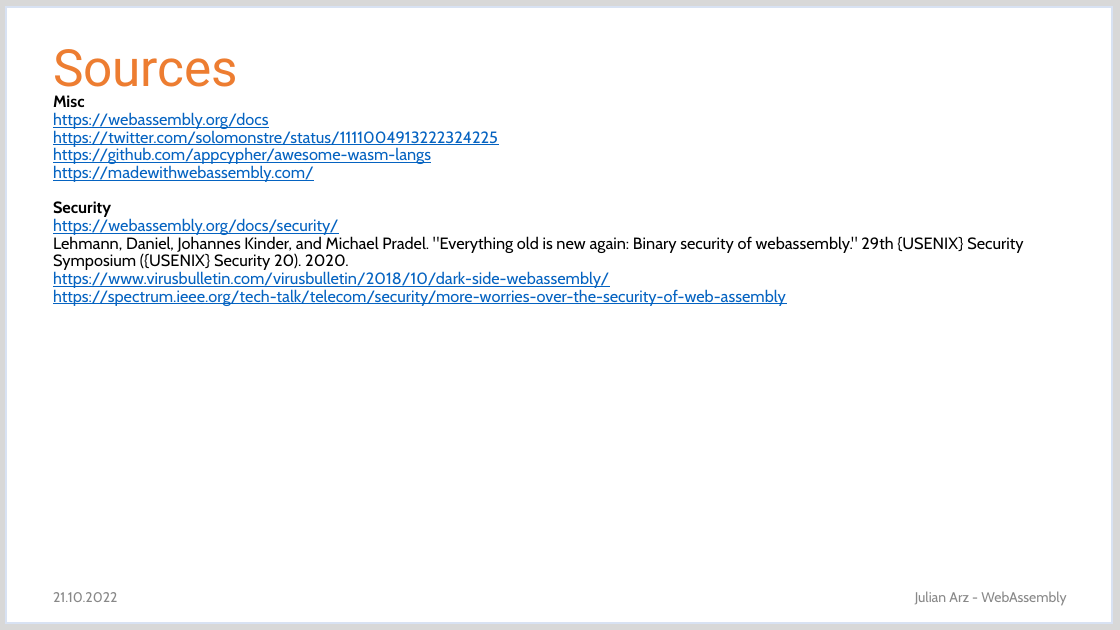
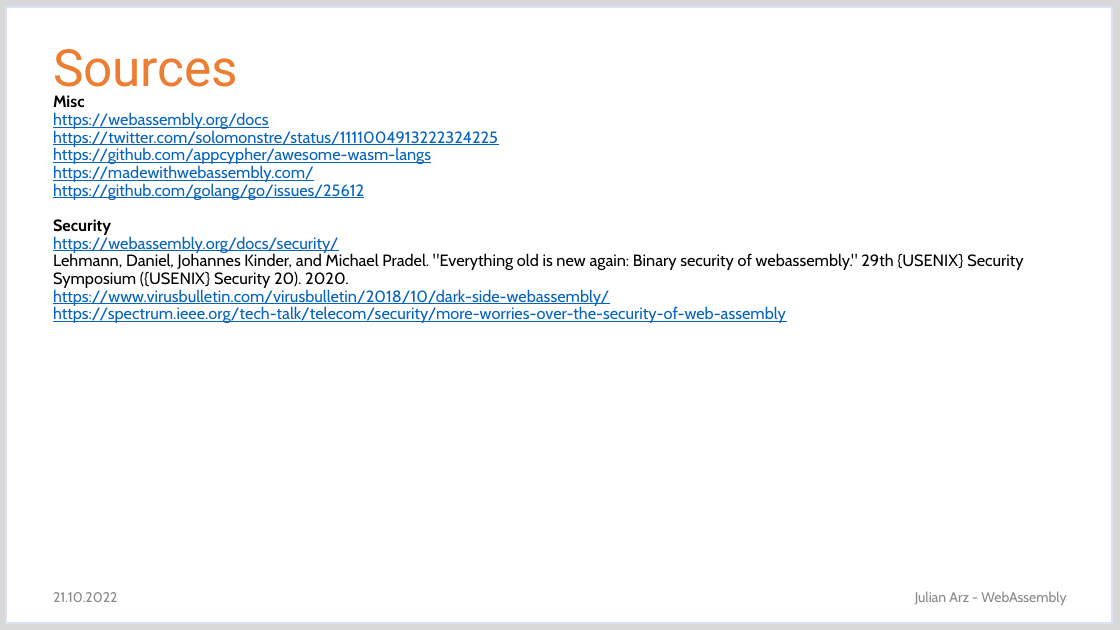
Before and after one commit to j-blue-arz/wasm-intro, a slide deck: slide 24 of webassembly_slides.odp (slide 23 before the commit). Drawn at 1120x630 pixels with LibreOffice and Linux fonts; fonts in the diff are those of the drawing. Boxes give left, top, right and bottom in pixels: in the first picture for what was removed or moved away, otherwise in the second. Text is boxed around its words. In the diff, an @@ line names an element or a change of style, - is before the commit and + after.

```diff
--- a/webassembly_slides.odp
+++ b/webassembly_slides.odp
@@ text at <box>53,183,364,200</box>: paragraph added @@
+https://github.com/golang/go/issues/25612
```
Also in this commit, not shown: 6 other slides changed, 1 slide added, 2 other files.
